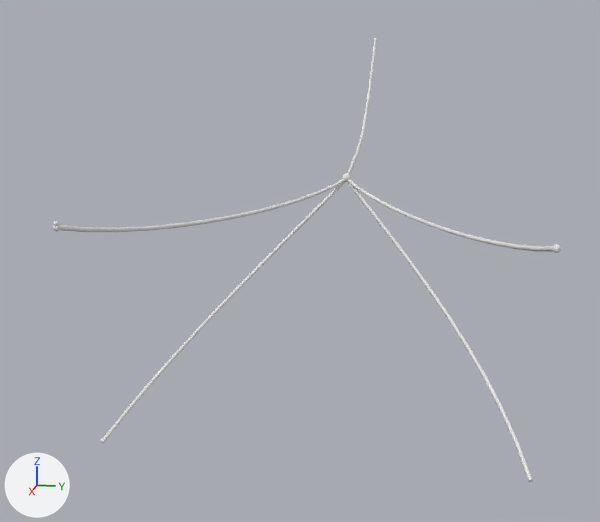
The FBX model Assets/Models/Boats/BoatModels/NetRopes.fbx, before and after one commit.
Rendered twice from a 50 mm camera at (15.74, 3.15, 5.92) aimed at (-5.17, -1.03, 0.69). Arrows for +X, +Y and +Z are at lower left; the lights stay in place. The picture after the commit comes second. Where no turn or scale is listed for an object, it has been applied to the vertices.

Script lines for the objects in view, before the commit:
```python
me_béziercurve = bpy.data.meshes.new('BézierCurve')
me_béziercurve.from_pydata(...)  # 156 vertices, 160 faces; spans x -0.07..7.2, y -4.83..4.83, z -0.7..0.04
me_béziercurve_001 = bpy.data.meshes.new('BézierCurve.001')
me_béziercurve_001.from_pydata(...)  # 156 vertices, 160 faces; spans x -0.08..5.72, y -4.83..4.83, z -5.5..0.04
ob_béziercurve = bpy.data.objects.new('BézierCurve', me_béziercurve)
ob_béziercurve.location = (-6.44, 0.0, 2.74)
ob_béziercurve_001 = bpy.data.objects.new('BézierCurve.001', me_béziercurve_001)
ob_béziercurve_001.location = (-6.44, 0.0, 2.74)
```
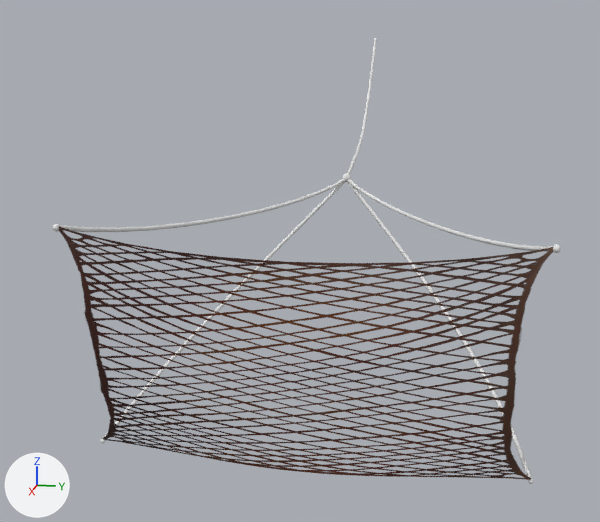
Where the newer file only moved an object's origin or applied its transform, the numbers keep the older frame.

Boxes [x1, y1, x2, y2] around the edits, measured in the pictures (600 x 522 px):
```json
{"object": "Plane", "change": "added", "after": [59, 226, 553, 480]}
```

The change, as JSON lines over the scene's bpy script:
```json
{"op": "add", "block": "img_img_0313_png", "code": ["img_img_0313_png = load_image('IMG_0313.PNG', 'IMG_0313.PNG', 1920, 1080, 'Display P3')"]}
{"op": "add", "block": "mat_cloth", "code": ["mat_cloth = principled_material('Cloth')", "mat_cloth.texture = img_img_0313_png  # with its transparency"]}
{"op": "add", "block": "me_plane_001", "code": ["me_plane_001 = bpy.data.meshes.new('Plane.001')", "me_plane_001.from_pydata(...)  # 1058 vertices, 1056 faces; spans x -0.75..1.35, y -4.8..4.8, z -2.84..2.68", "me_plane_001.materials.append(mat_cloth)  # picture img_img_0313_png"]}
{"op": "add", "block": "ob_plane", "code": ["ob_plane = bpy.data.objects.new('Plane', me_plane_001)", "ob_plane.location = (0.0, 0.0, 0.0)"]}
```
